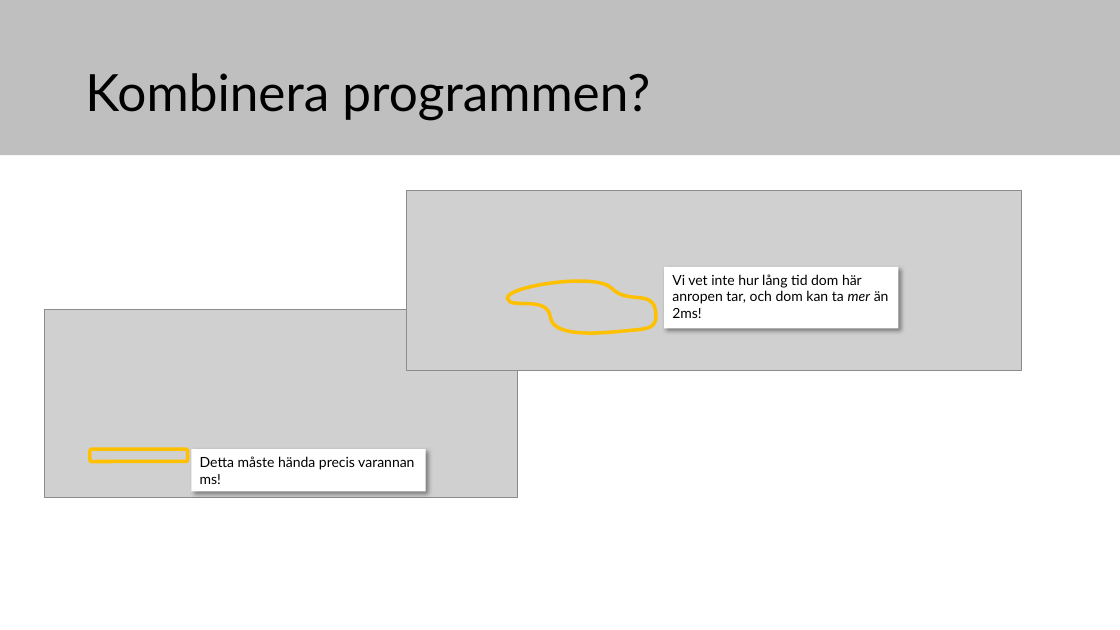
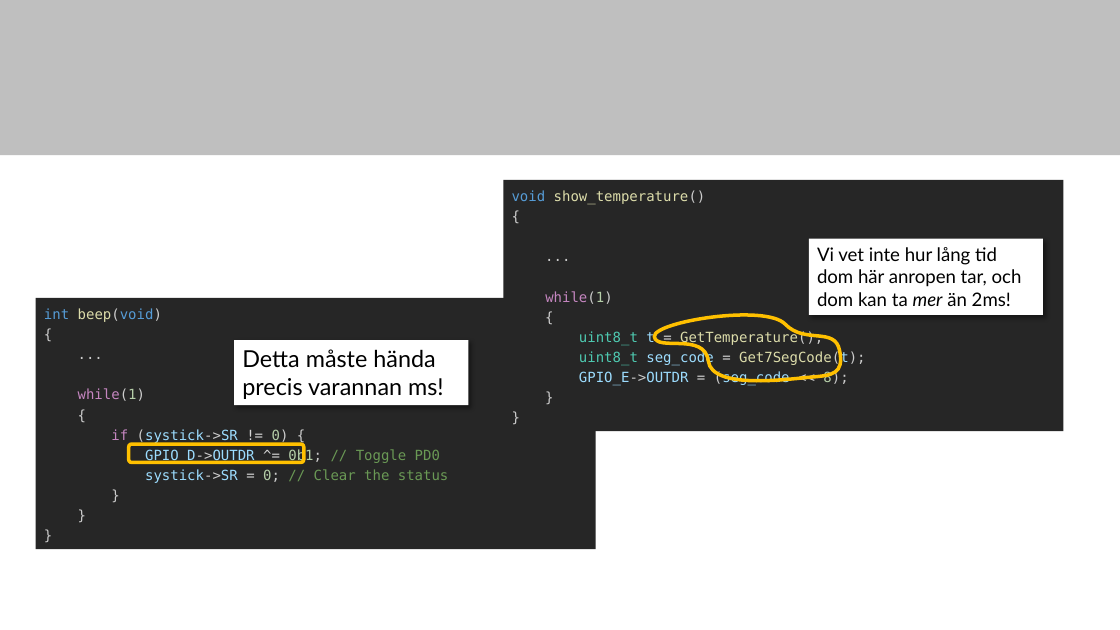
Before and after one commit to elias-at-chalmers/mop-lecture_notes-mirror, a slide deck: slide 6 of slides/lecture08_internal_interrupts.pptx (slide 7 before the commit). Drawn at 1120x630 pixels with LibreOffice and Linux fonts; fonts in the diff are those of the drawing; grey boxes stand for pictures. Boxes give left, top, right and bottom in pixels: in the first picture for what was removed or moved away, otherwise in the second. Text is boxed around its words. In the diff, an @@ line names an element or a change of style, - is before the commit and + after.

```diff
--- a/slides/lecture08_internal_interrupts.pptx
+++ b/slides/lecture08_internal_interrupts.pptx
@@ title removed at [85,73,650,120] @@
-Kombinera programmen?
@@ picture removed at [407,191,1021,371] @@
@@ rectangle added at [503,180,1064,431], fill #262626, 12 pt, text #DCDCAA @@
+void show_temperature()
+{
+...
+while(1)
+{
+uint8_t t = GetTemperature();
+uint8_t seg_code = Get7SegCode(t);
+GPIO_E->OUTDR = (seg_code << 8);
+}
+}
@@ rectangle "Vi vet inte hur lång ...": place and size @@
-rectangle "Vi vet inte hur lång ..." at [665,267,899,329]
+rectangle "Vi vet inte hur lång ..." at [809,239,1044,315]
@@ rectangle "Vi vet inte hur lång ..." at [809,239,1044,315]: size 12 to 16 pt @@
@@ rectangle added at [35,298,596,549], fill #262626, 12 pt, text #9CDCFE @@
+int beep(void)
+{
+...
+while(1)
+{
+if (systick->SR != 0) {
+GPIO_D->OUTDR ^= 0b1; // Toggle PD0
+systick->SR = 0; // Clear the status
+}
+}
+}
@@ picture removed at [45,310,518,497] @@
@@ freeform shape: place and size @@
-freeform shape at [507,281,656,334]
+freeform shape at [655,315,841,381]
@@ rectangle "Detta måste hända precis varannan ...": place and size @@
-rectangle "Detta måste hända precis varannan ..." at [192,450,426,492]
+rectangle "Detta måste hända precis varannan ..." at [234,340,469,405]
@@ rectangle "Detta måste hända precis varannan ..." at [234,340,469,405]: size 12 to 20 pt @@
@@ rounded rectangle: place and size @@
-rounded rectangle at [90,450,187,462]
+rounded rectangle at [129,444,303,463]
```
Also in this commit, not shown: 6 other slides changed, 1 slide added, 2 slides removed.
